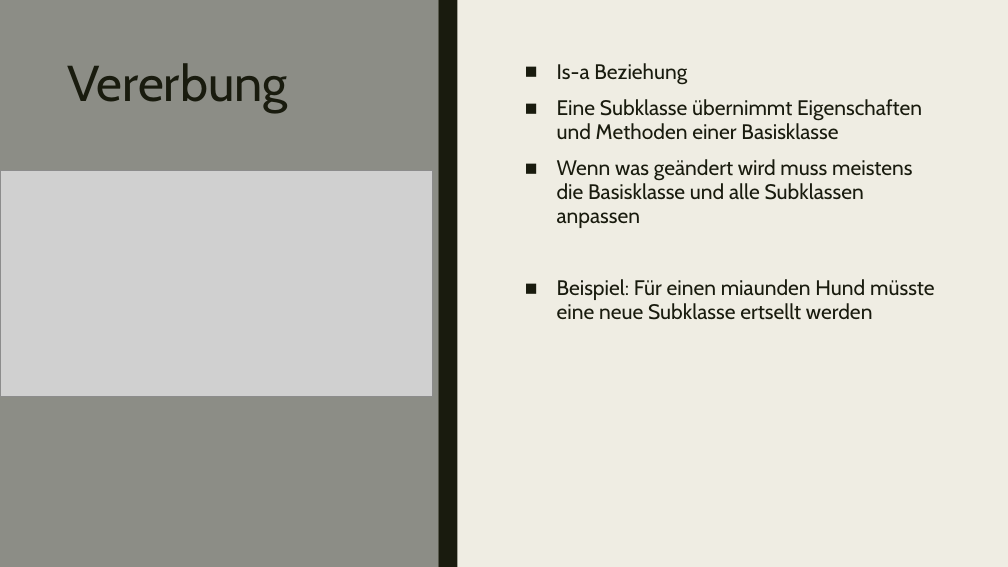
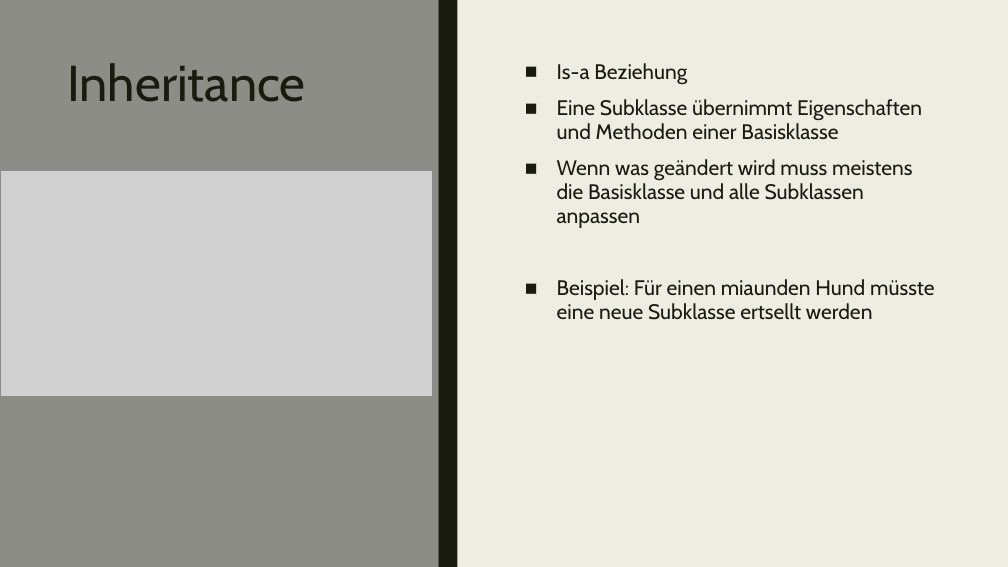
Before and after one commit to WahresDoUFi/Barcamp, a slide deck: slide 4 of composition_over_inheritance.pptx. Drawn at 1008x567 pixels with LibreOffice and Linux fonts; fonts in the diff are those of the drawing; grey boxes stand for pictures. Boxes give left, top, right and bottom in pixels: in the first picture for what was removed or moved away, otherwise in the second. Text is boxed around its words. In the diff, an @@ line names an element or a change of style, - is before the commit and + after.

Commit message:
change title

```diff
--- a/composition_over_inheritance.pptx
+++ b/composition_over_inheritance.pptx
@@ title at (67,63,305,102): text changed @@
-Vererbung
+Inheritance
```
Also in this commit, not shown: 4 other slides changed.
